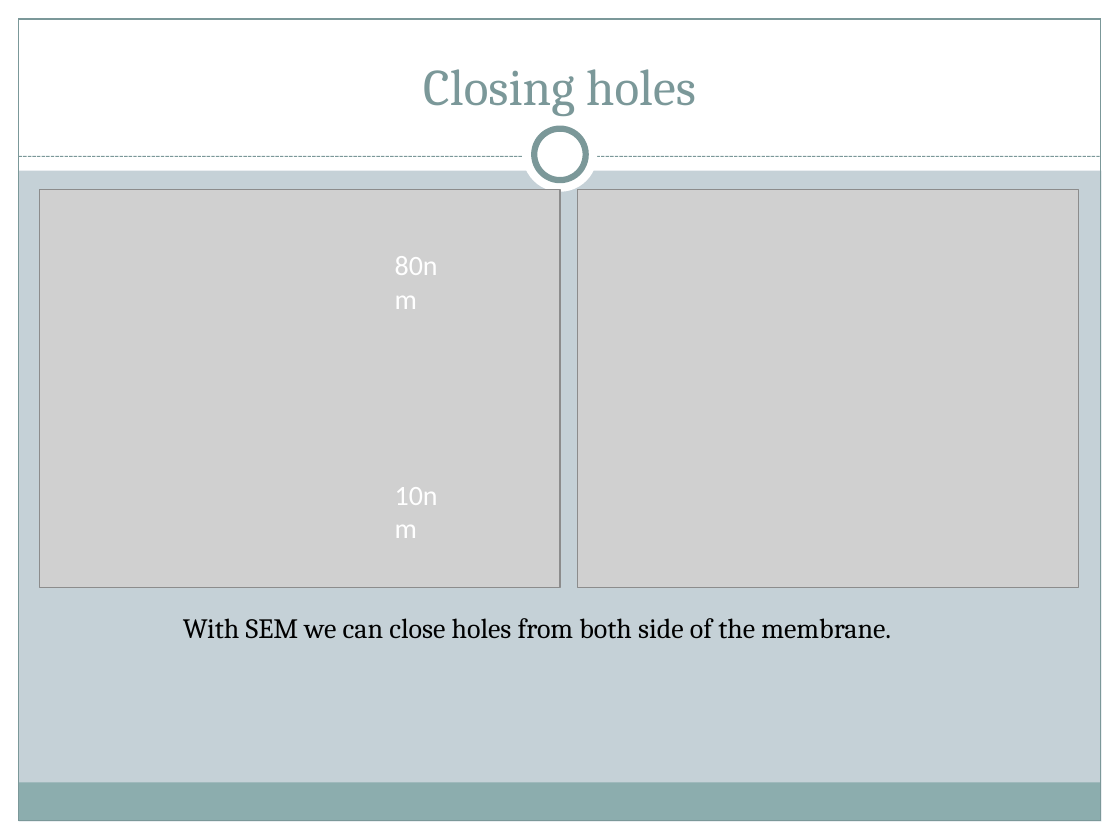
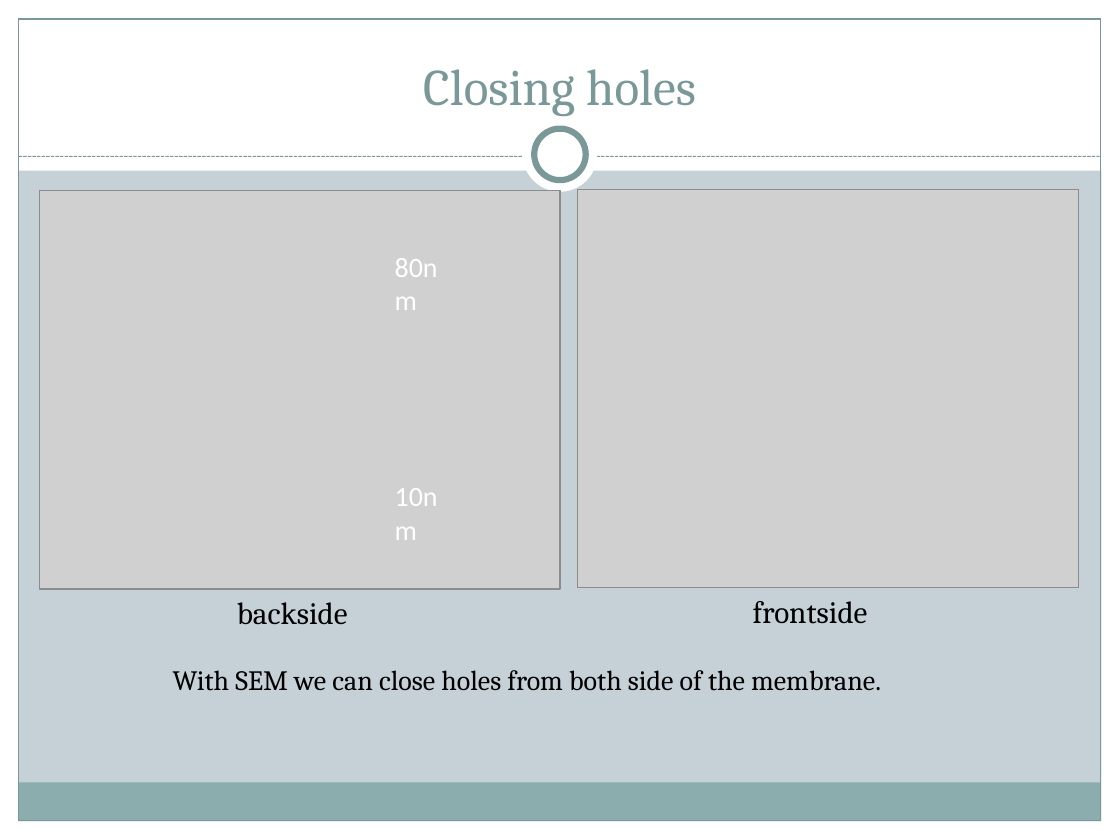
Before and after one commit to AdrienMau/Australie, a slide deck: slide 1 of Presentation/26juillet/Presentation-StageSwinburne-27Juillet.pptx. Drawn at 1120x840 pixels with LibreOffice and Linux fonts; fonts in the diff are those of the drawing; grey boxes stand for pictures. Boxes give left, top, right and bottom in pixels: in the first picture for what was removed or moved away, otherwise in the second. Text is boxed around its words. In the diff, an @@ line names an element or a change of style, - is before the commit and + after.

Commit message:
matlab pres et renomme 18juillet en backside

```diff
--- a/Presentation/26juillet/Presentation-StageSwinburne-27Juillet.pptx
+++ b/Presentation/26juillet/Presentation-StageSwinburne-27Juillet.pptx
@@ text added at (237, 602, 348, 625), 20 pt, text #000000 @@
+backside
@@ text added at (753, 601, 868, 624), 20 pt, text #000000 @@
+frontside
@@ text "With SEM we can close ...": place and size @@
-text "With SEM we can close ..." at (183, 618, 891, 639)
+text "With SEM we can close ..." at (173, 670, 881, 691)
```
Also in this commit, not shown: 1 other slide changed, 34 other files.
